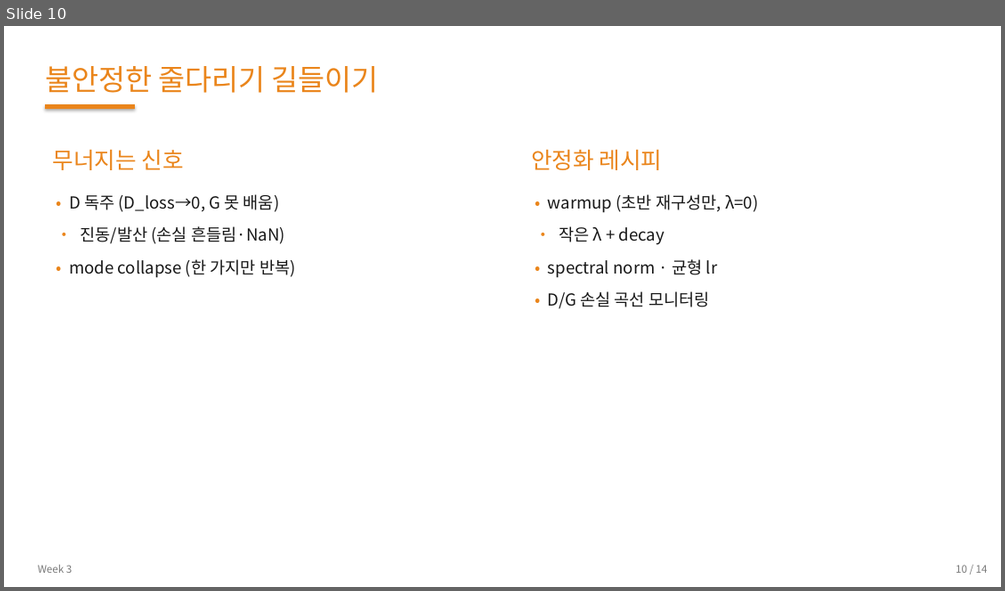
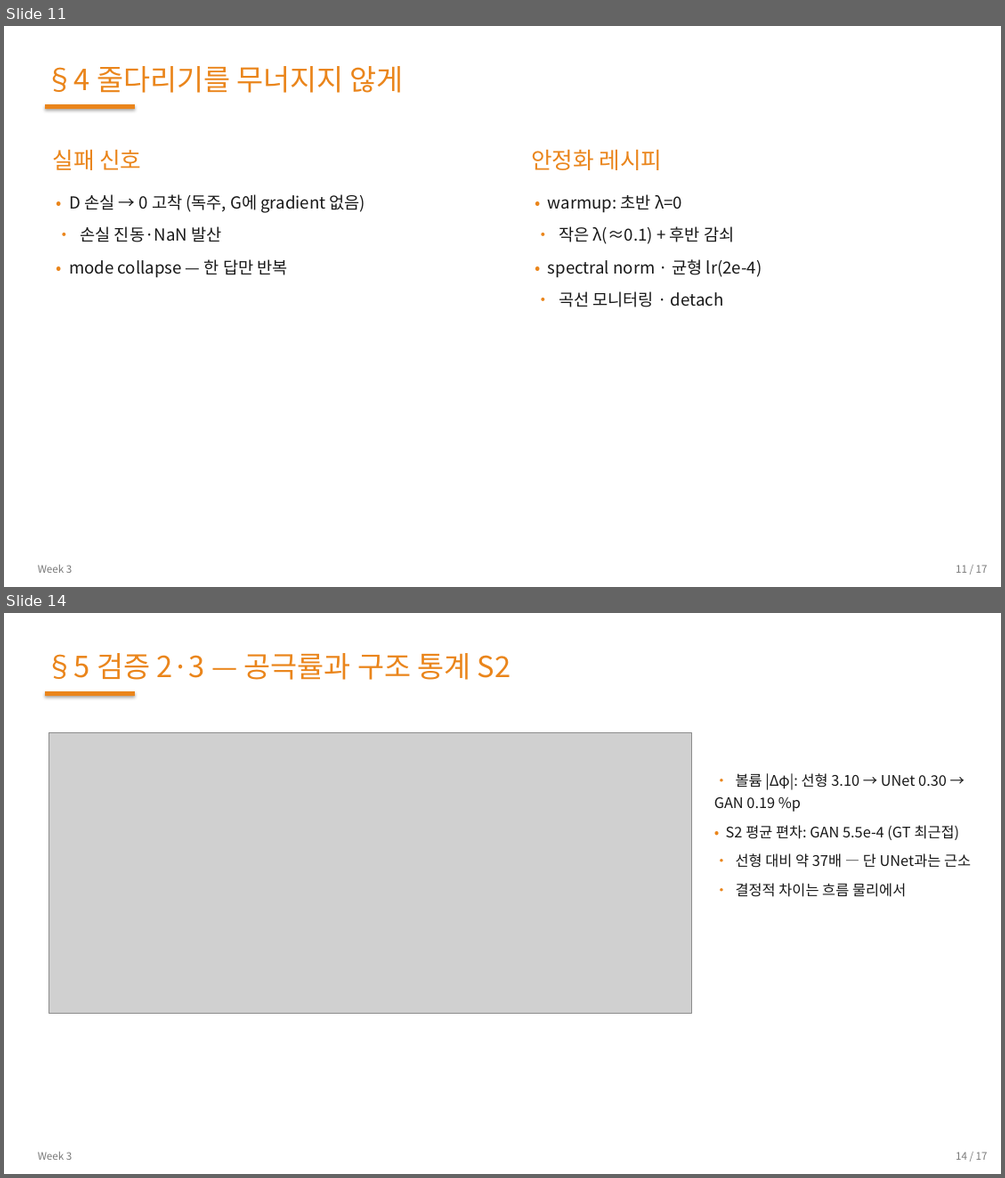
Before and after one commit to 01willy/Digital_rock_DL_Education, a slide deck: web/downloads/shared/w3/W3.pptx. Shown one above the other, each under a label of ours: slide 10 before the commit, slides 11 and 14 after it; the slides between them are not shown. The pictures are 1005x591 and 1005x1178 pixels, drawn with LibreOffice and Linux fonts; fonts in the diff are those of the drawing; grey boxes stand for pictures. Boxes give left, top, right and bottom in pixels: in the first picture for what was removed or moved away, otherwise in the second. Text is boxed around its words. In the diff, an @@ line names an element or a change of style, - is before the commit and + after.

```diff
--- a/web/downloads/shared/w3/W3.pptx
+++ b/web/downloads/shared/w3/W3.pptx
@@ slide 14 added at bbox=[4, 613, 1001, 1174], background #FFFFFF @@
@@ text added at bbox=[45, 653, 511, 680], 28 pt, text #EA851B @@
+§5 검증 2·3 — 공극률과 구조 통계 S2
@@ rectangle added at bbox=[45, 691, 135, 696], fill #EA851B @@
@@ picture added at bbox=[48, 732, 692, 1013] @@
@@ text added at bbox=[714, 773, 971, 897], 14 pt, text #181818 @@
+• 볼륨 |Δφ|: 선형 3.10 → UNet 0.30 → GAN 0.19 %p
+• S2 평균 편차: GAN 5.5e-4 (GT 최근접)
+• 선형 대비 약 37배 — 단 UNet과는 근소
+• 결정적 차이는 흐름 물리에서
@@ text added at bbox=[38, 1151, 72, 1159], 10 pt, text #7A7A7A @@
+Week 3
@@ text added at bbox=[955, 1151, 987, 1159], 10 pt, text #7A7A7A @@
+14 / 17
@@ what was slide 10 is now slide 11 @@
@@ slide 11 changed as well @@
@@ text at bbox=[45, 66, 404, 93]: text changed @@
-불안정한 줄다리기 길들이기
+§4 줄다리기를 무너지지 않게
@@ text at bbox=[53, 149, 141, 170]: text changed @@
-무너지는 신호
+실패 신호
@@ text at bbox=[69, 194, 366, 278]: text changed @@
-• D 독주 (D_loss→0, G 못 배움)
-• 진동/발산 (손실 흔들림·NaN)
-• mode collapse (한 가지만 반복)
+• D 손실 → 0 고착 (독주, G에 gradient 없음)
+• 손실 진동·NaN 발산
+• mode collapse — 한 답만 반복
@@ text at bbox=[548, 194, 762, 307]: text changed @@
-• warmup (초반 재구성만, λ=0)
-• 작은 λ + decay
-• spectral norm · 균형 lr
-• D/G 손실 곡선 모니터링
+• warmup: 초반 λ=0
+• 작은 λ(≈0.1) + 후반 감쇠
+• spectral norm · 균형 lr(2e-4)
+• 곡선 모니터링 · detach
@@ text at bbox=[955, 564, 987, 572]: text changed @@
-10 / 14
+11 / 17
```
Also in this commit, not shown: 4 other slides changed, 11 other slides added, 9 slides removed, 14 other files.
